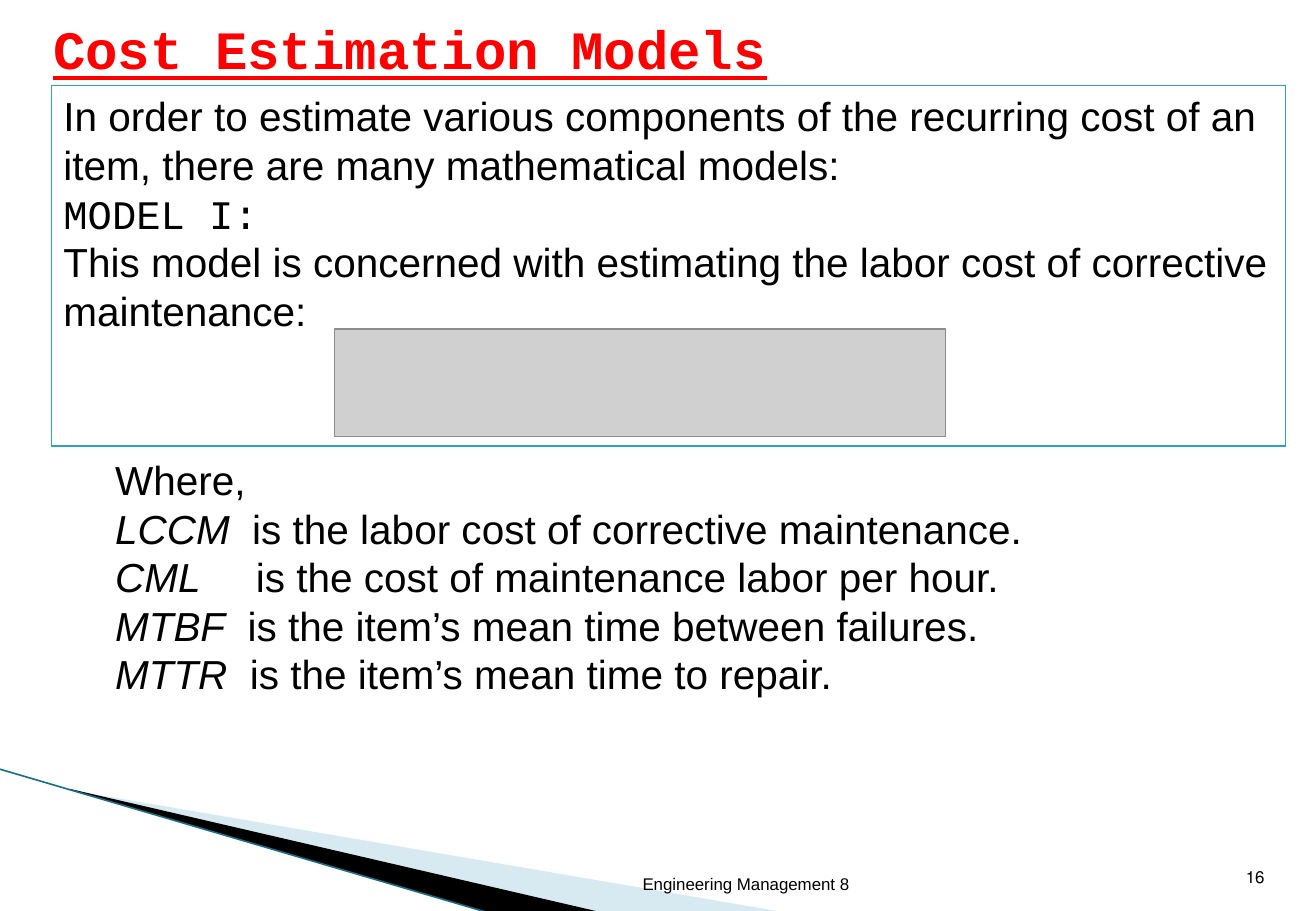
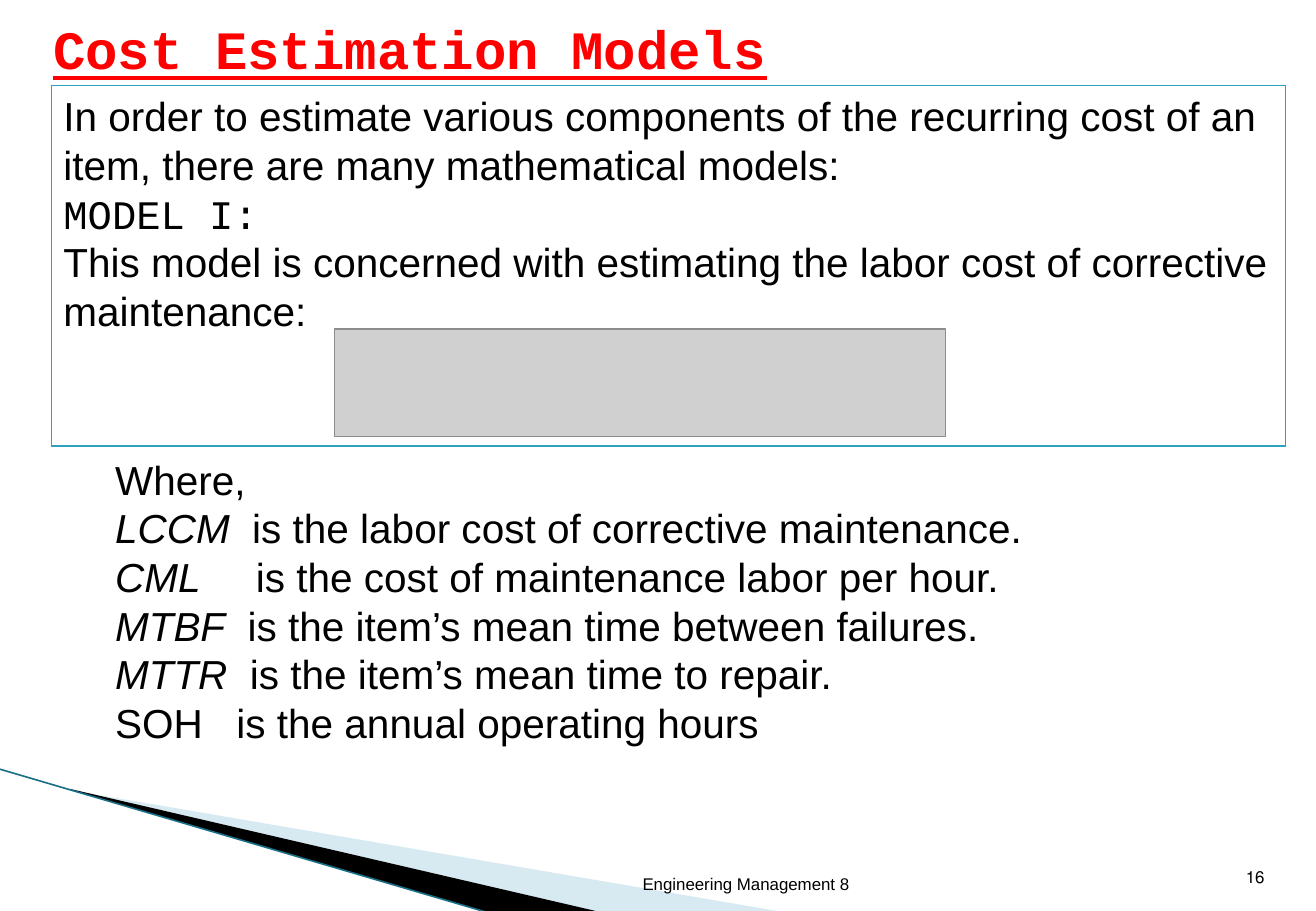
Before and after one commit to Dhmdhz/KKU, a slide deck: slide 16 of مستوى 9/ادارة المشاريع الهندسية هات 213-442/Lecture 7.pptx. Drawn at 1316x911 pixels with LibreOffice and Linux fonts; fonts in the diff are those of the drawing; grey boxes stand for pictures; background and template pictures are left out. Boxes give left, top, right and bottom in pixels: in the first picture for what was removed or moved away, otherwise in the second. Text is boxed around its words. In the diff, an @@ line names an element or a change of style, - is before the commit and + after.

```diff
--- a/مستوى 9/ادارة المشاريع الهندسية هات 213-442/Lecture 7.pptx
+++ b/مستوى 9/ادارة المشاريع الهندسية هات 213-442/Lecture 7.pptx
@@ text at bbox=[115, 708, 758, 746]: paragraph added @@
+SOH is the annual operating hours
```
Also in this commit, not shown: 1 other slide changed, 3 slides added, 15 other files.
